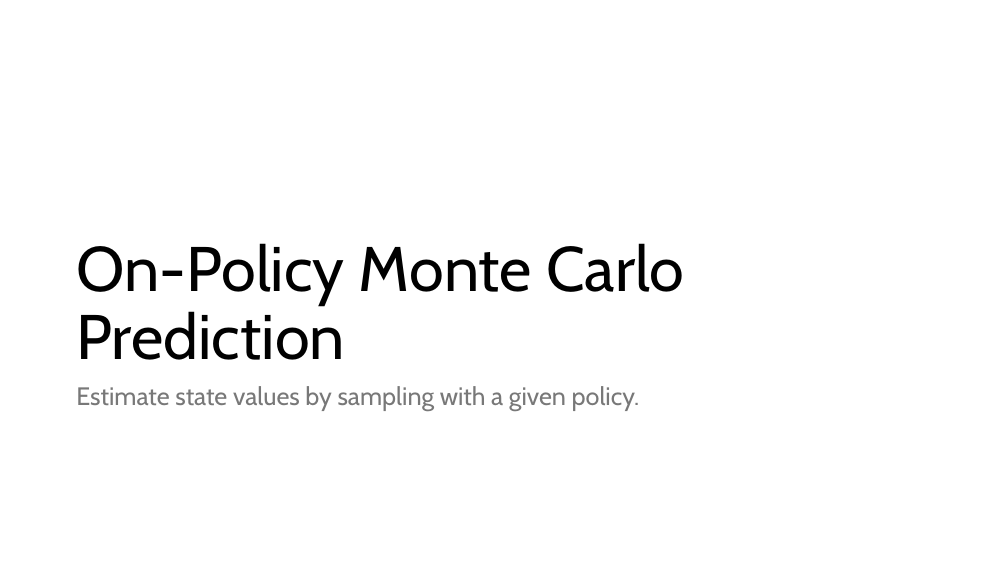
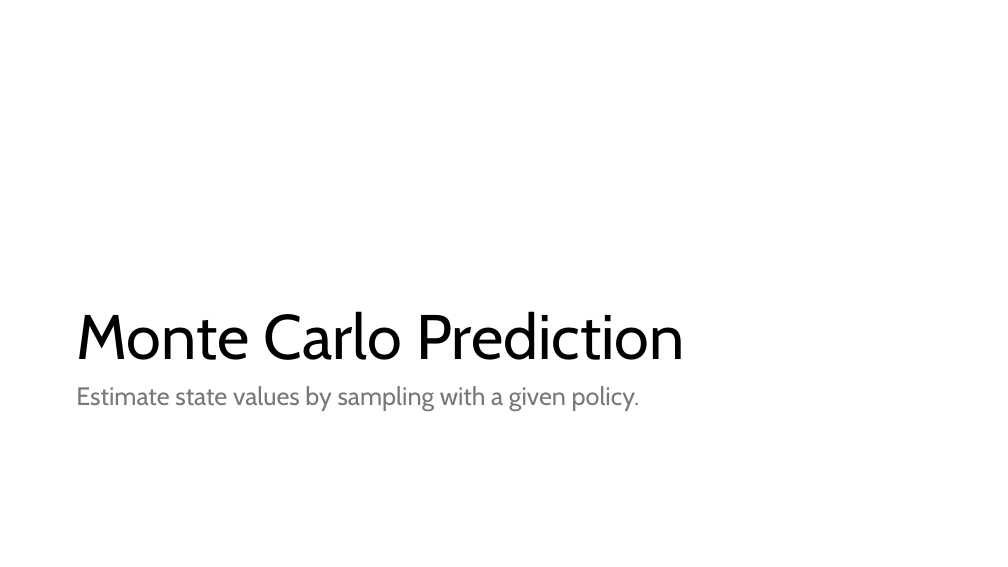
Before and after one commit to mhahsler/Introduction_to_Reinforcement_Learning, a slide deck: slide 5 of slides/Lecture_Chapter05.pptx. Drawn at 1008x567 pixels with LibreOffice and Linux fonts; fonts in the diff are those of the drawing. Boxes give left, top, right and bottom in pixels: in the first picture for what was removed or moved away, otherwise in the second. Text is boxed around its words. In the diff, an @@ line names an element or a change of style, - is before the commit and + after.

```diff
--- a/slides/Lecture_Chapter05.pptx
+++ b/slides/Lecture_Chapter05.pptx
@@ title at [76, 311, 685, 360]: text changed @@
-On-Policy Monte Carlo Prediction
+Monte Carlo Prediction
```
Also in this commit, not shown: 1 other slide changed.
